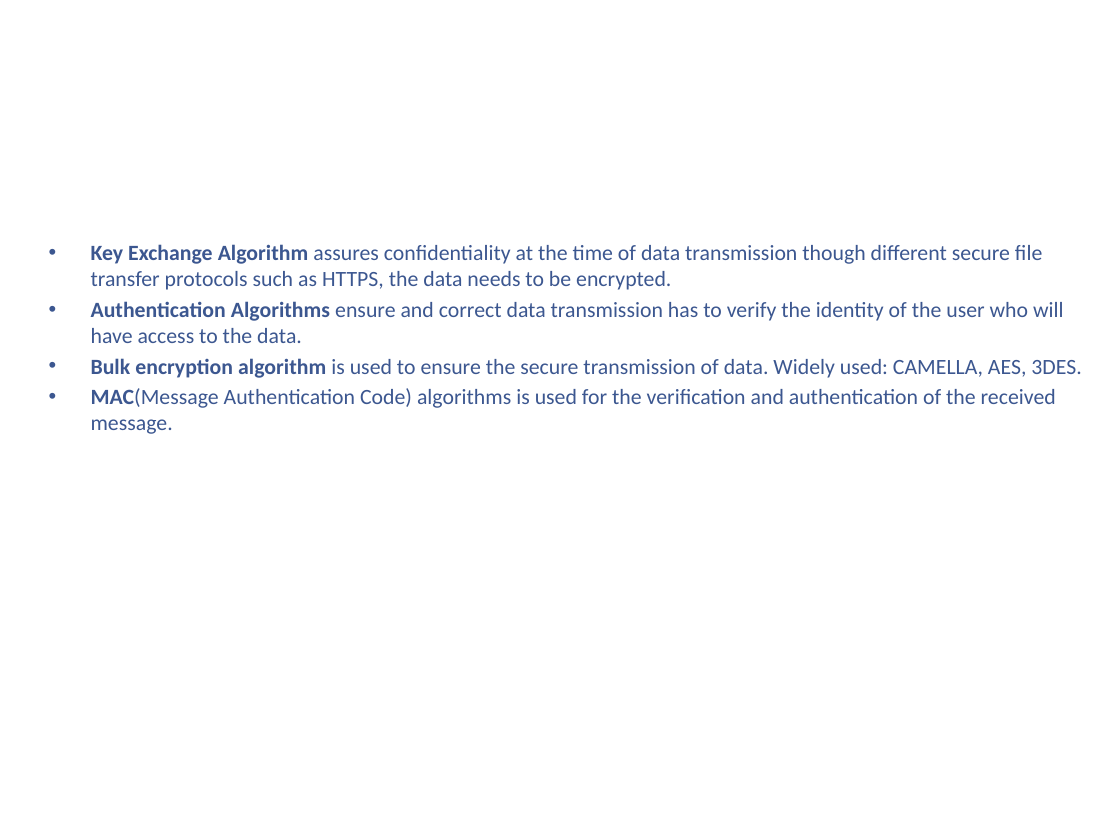
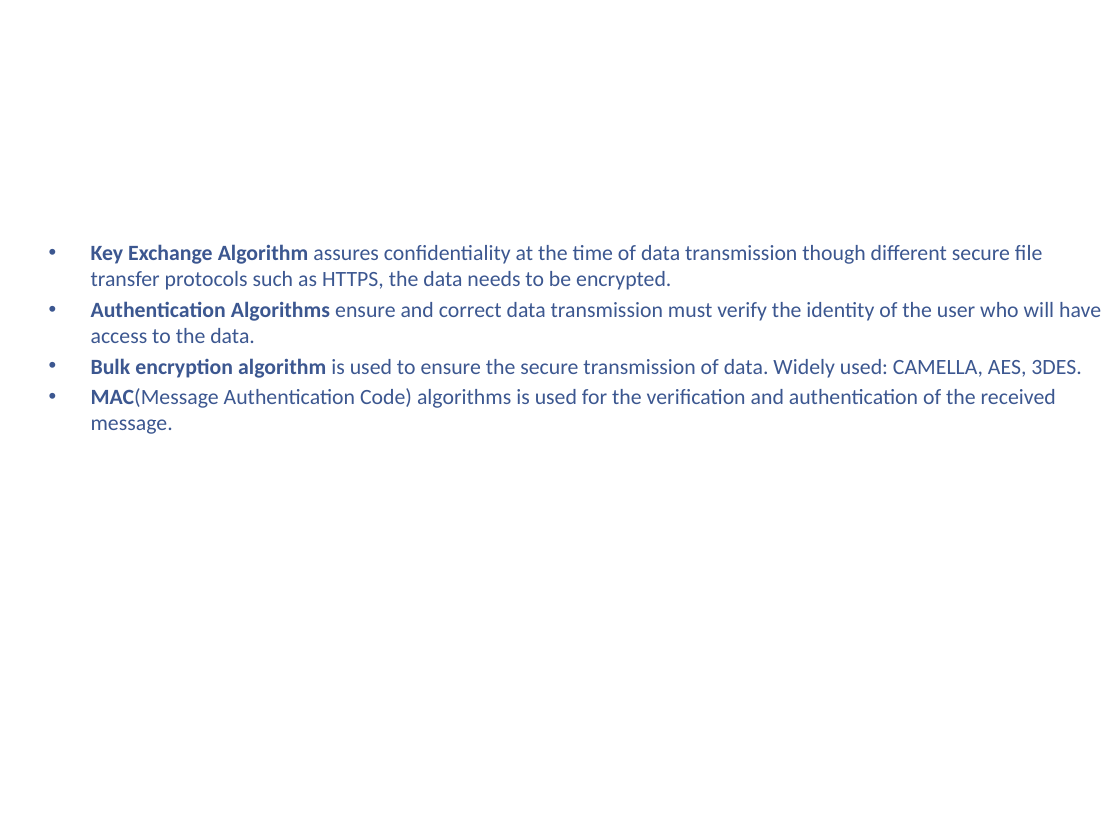
Before and after one commit to kenshincommon/ppts, a slide deck: slide 14 of Presentations/TLS 1.3/TLS 1.3.pptx. Drawn at 1120x840 pixels with LibreOffice and Linux fonts; fonts in the diff are those of the drawing; background and template pictures are left out. Boxes give left, top, right and bottom in pixels: in the first picture for what was removed or moved away, otherwise in the second. Text is boxed around its words. In the diff, an @@ line names an element or a change of style, - is before the commit and + after.

```diff
--- a/Presentations/TLS 1.3/TLS 1.3.pptx
+++ b/Presentations/TLS 1.3/TLS 1.3.pptx
@@ text at (x1=91, y1=301, x2=1101, y2=343): text changed @@
-• Authentication Algorithms ensure and correct data transmission has to verify the identity of the user who will have access to the data.
+• Authentication Algorithms ensure and correct data transmission must verify the identity of the user who will have access to the data.
```
Also in this commit, not shown: 1 other slide changed, 3 slides added, 3 other files.
